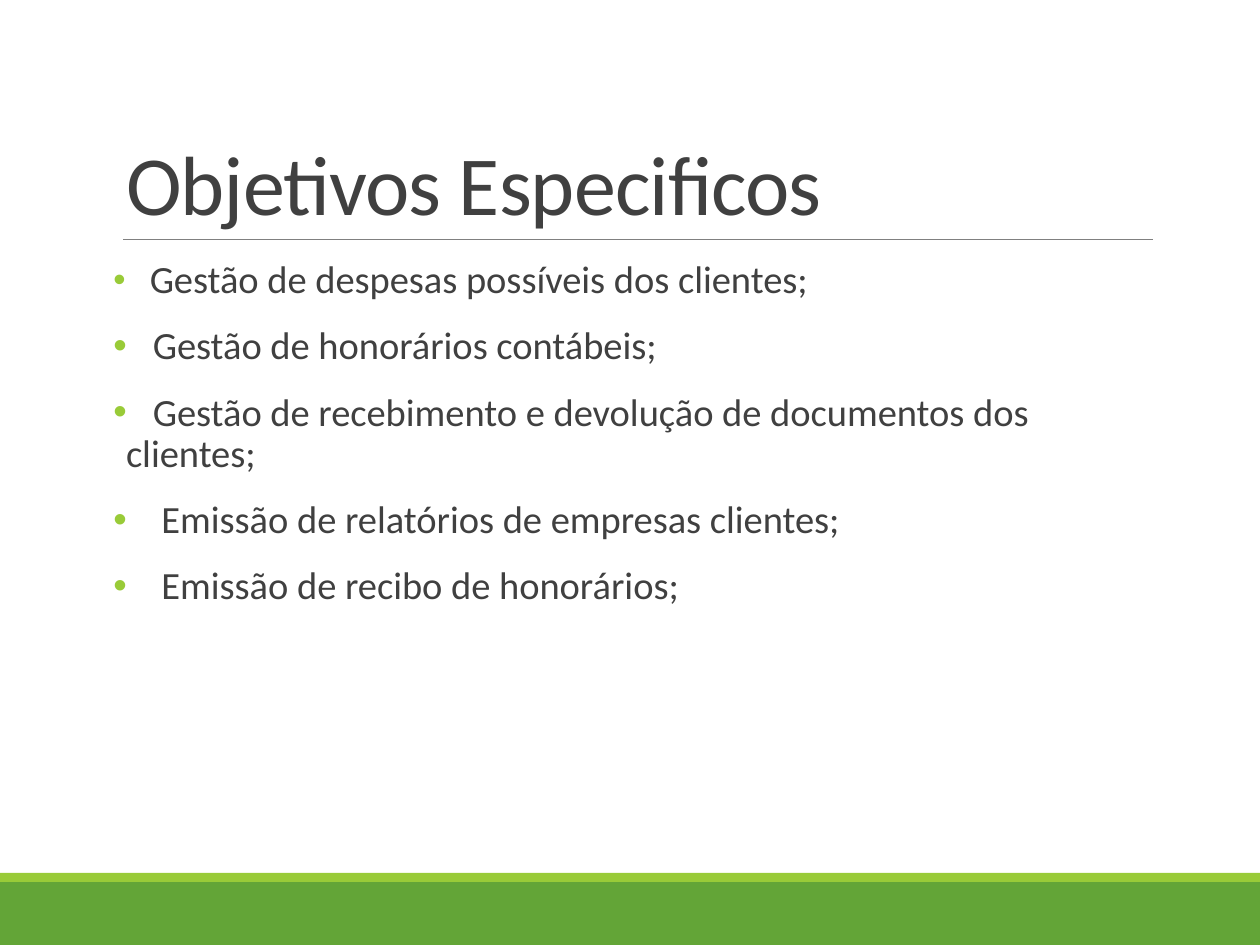
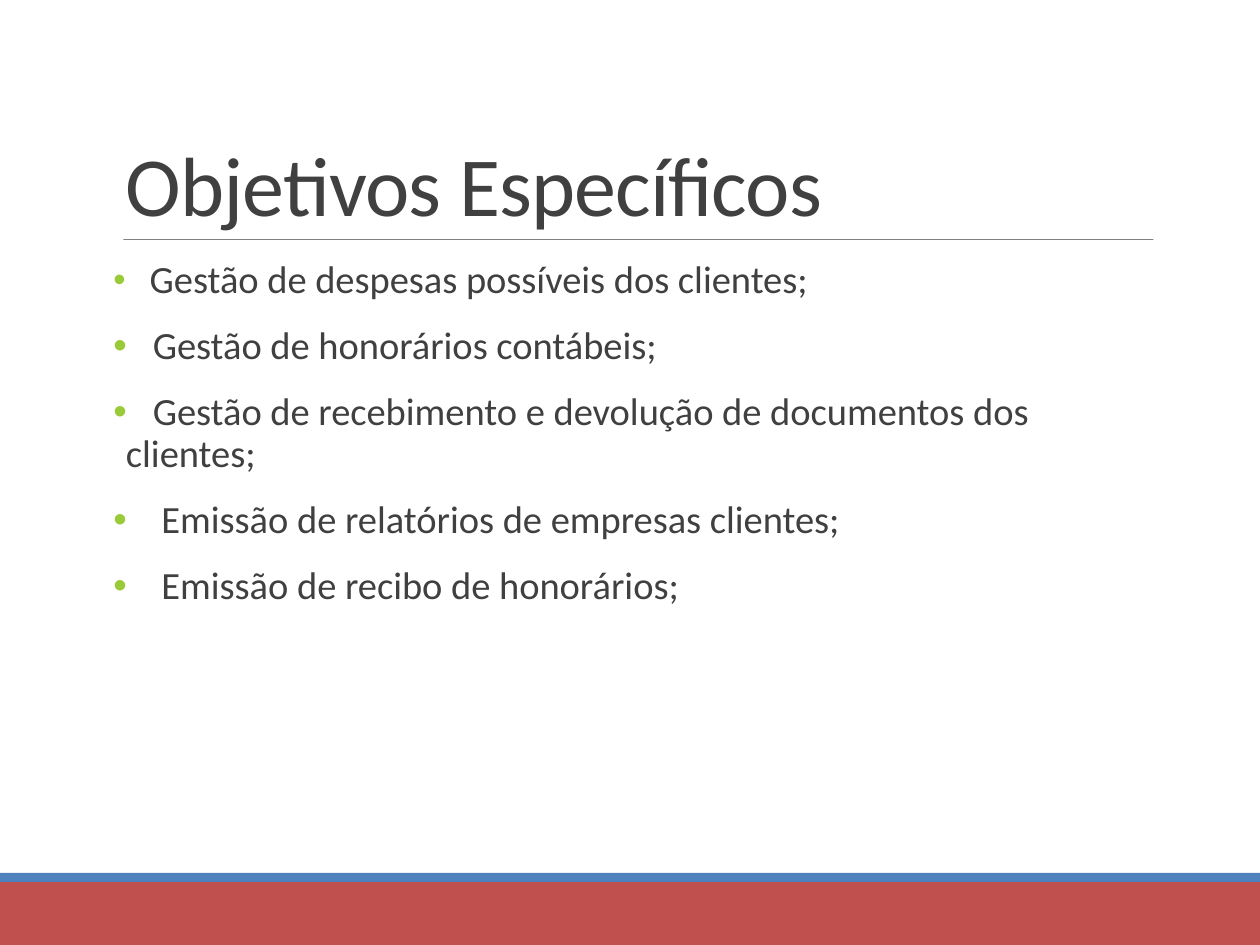
Before and after one commit to luisguipso/tcc, a slide deck: slide 5 of Apresentação - SICON.pptx. Drawn at 1260x945 pixels with LibreOffice and Linux fonts; fonts in the diff are those of the drawing. Boxes give left, top, right and bottom in pixels: in the first picture for what was removed or moved away, otherwise in the second. Text is boxed around its words. In the diff, an @@ line names an element or a change of style, - is before the commit and + after.

```diff
--- a/Apresentação - SICON.pptx
+++ b/Apresentação - SICON.pptx
@@ text at [126,157,822,231]: text changed @@
-Objetivos Especificos
+Objetivos Específicos
@@ rectangle at [0,882,1260,945]: fill #63A537 to #C0504D @@
@@ rectangle at [0,873,1260,882]: fill #99CB38 to #4F81BD @@
```
Also in this commit, not shown: 8 other slides changed, 9 other files.
